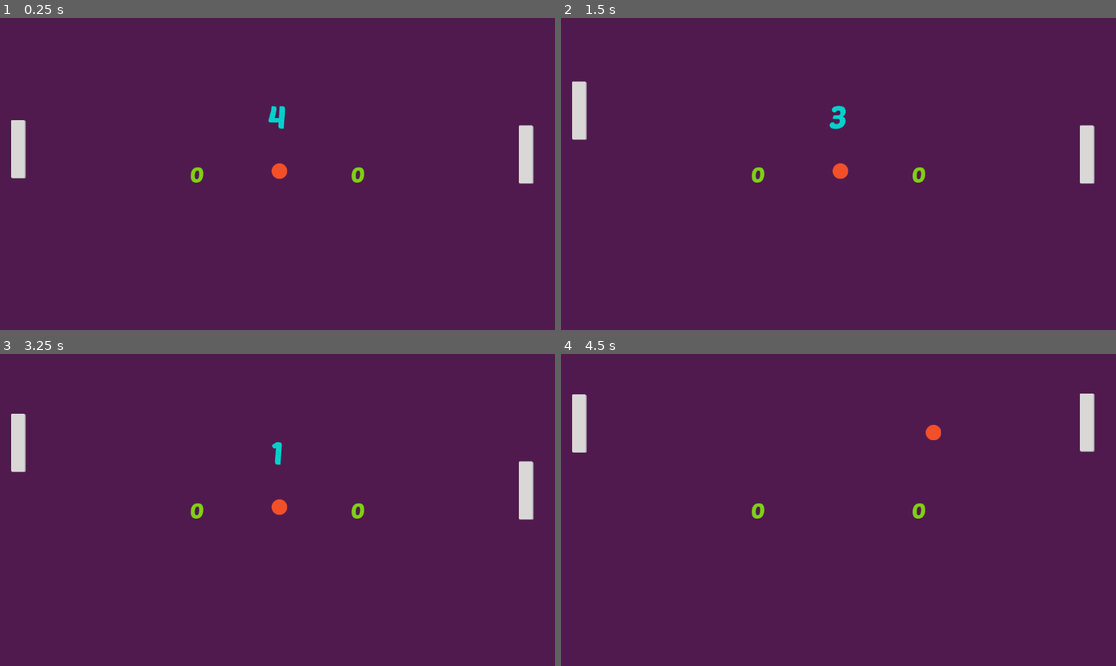
Above: before the commit, frames 1-4 (two rows, left to right).
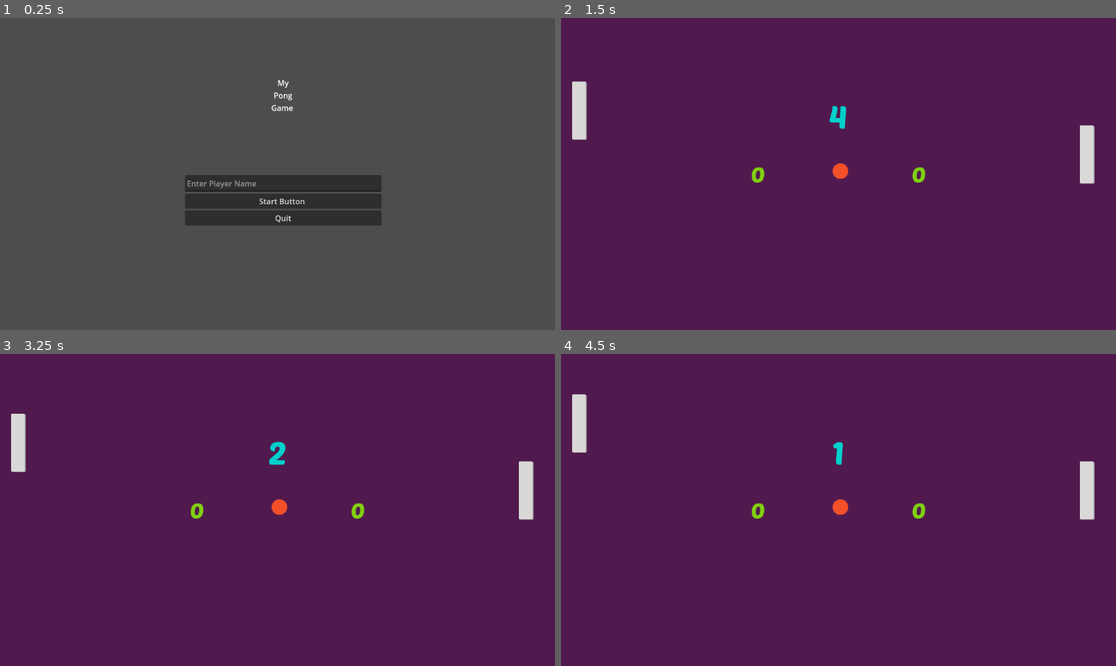
Above: after the commit, the same moments.

Repository: GoncaloGMendonca/Aula_Fundamentos
Game: Godot game, scene res://Main_Menu/main_menu.tscn
Same seed, same stepped clock (60 frames per second), same inputs: the game is played once before the commit and once after it. Before the commit the project starts from res://Level/node.tscn.
Inputs (mouse positions are in pixels of both pictures, inside the frame that each line leads up to):
- Up to frame 1 (0.25 s): no input
- Up to frame 2 (1.5 s): click (844, 202) at 0.5 s, where only the run after the commit has a clickable "Start Button"; hold Up (ui_up) from 1.28 s (still down)
- Up to frame 3 (3.25 s): release Up (ui_up) at 2.03 s; hold Down (ui_down) 2.03-2.78 s; hold Up (ui_up) from 2.78 s (still down)
- Up to frame 4 (4.5 s): release Up (ui_up) at 4.28 s; hold Down (ui_down) from 4.28 s (still down)

The runs differ from the first frame. In frame 1, 100% of the frame differs, in the area x 0-100%, y 0-100%; in frame 2, 0.1%; in frame 3, 0.1%; in frame 4, 1.3%.

Commit message:
Main menu e Nome do player

Diff:
--- a/Projetos/Pong_Project/Level/node.gd
+++ b/Projetos/Pong_Project/Level/node.gd
@@ -9,8 +9,11 @@
 @onready var countdown_timer: Timer = %"Countdown Timer"
 @onready var count_down_label: Label = %CountDownLabel
 @onready var score_sound: AudioStreamPlayer = %ScoreSound
+@onready var player_name: Label = %PlayerName
 
 
+func _ready() -> void:
+	player_name.text = GameManager.player1_name
 
 func _process(_delta: float) -> void:
 	count_down_label.text = str(ceil(countdown_timer.time_left))
--- a/Projetos/Pong_Project/Level/node.tscn
+++ b/Projetos/Pong_Project/Level/node.tscn
@@ -79,6 +79,13 @@
 text = "0"
 label_settings = SubResource("LabelSettings_arw42")
 
+[node name="PlayerName" type="Label" parent="."]
+unique_name_in_owner = true
+offset_right = 30.0
+offset_bottom = 57.0
+text = "Player Name"
+label_settings = SubResource("LabelSettings_arw42")
+
 [node name="Player_Paddle" parent="." instance=ExtResource("1_pg4sg")]
 position = Vector2(31, 324)
 
--- /dev/null
+++ b/Projetos/Pong_Project/Main_Menu/main_menu.gd
@@ -0,0 +1,13 @@
+extends Control
+
+@onready var player_name_field: TextEdit = %PlayerNameField
+
+
+
+func _on_start_game_button_pressed() -> void:
+	GameManager.player1_name = player_name_field.text
+	get_tree().change_scene_to_file("res://Level/node.tscn")
+
+
+func _on_quit_game_button_pressed() -> void:
+	get_tree().quit()
--- /dev/null
+++ b/Projetos/Pong_Project/Main_Menu/main_menu.tscn
@@ -0,0 +1,54 @@
+[gd_scene load_steps=2 format=3 uid="uid://ndx65dd434jf"]
+
+[ext_resource type="Script" path="res://Main_Menu/main_menu.gd" id="1_axvux"]
+
+[node name="MainMenu" type="Control"]
+layout_mode = 3
+anchors_preset = 15
+anchor_right = 1.0
+anchor_bottom = 1.0
+grow_horizontal = 2
+grow_vertical = 2
+script = ExtResource("1_axvux")
+
+[node name="VBoxContainer" type="VBoxContainer" parent="."]
+layout_mode = 1
+anchors_preset = 13
+anchor_left = 0.5
+anchor_right = 0.5
+anchor_bottom = 1.0
+offset_left = -192.0
+offset_right = 216.0
+grow_horizontal = 2
+grow_vertical = 2
+
+[node name="Label" type="Label" parent="VBoxContainer"]
+layout_mode = 2
+size_flags_vertical = 3
+text = "My
+Pong
+Game "
+horizontal_alignment = 1
+vertical_alignment = 1
+
+[node name="VBoxContainer" type="VBoxContainer" parent="VBoxContainer"]
+layout_mode = 2
+size_flags_vertical = 3
+
+[node name="PlayerNameField" type="TextEdit" parent="VBoxContainer/VBoxContainer"]
+unique_name_in_owner = true
+custom_minimum_size = Vector2(0, 35)
+layout_mode = 2
+placeholder_text = "Enter Player Name "
+
+[node name="StartGameButton" type="Button" parent="VBoxContainer/VBoxContainer"]
+layout_mode = 2
+text = "Start Button "
+
+[node name="QuitGameButton" type="Button" parent="VBoxContainer/VBoxContainer"]
+layout_mode = 2
+text = "Quit
+"
+
+[connection signal="pressed" from="VBoxContainer/VBoxContainer/StartGameButton" to="." method="_on_start_game_button_pressed"]
+[connection signal="pressed" from="VBoxContainer/VBoxContainer/QuitGameButton" to="." method="_on_quit_game_button_pressed"]
--- a/Projetos/Pong_Project/Player/character_body_2d.gd
+++ b/Projetos/Pong_Project/Player/character_body_2d.gd
@@ -5,8 +5,6 @@
 var direction := 0.0
 
 @onready var start_position := position
-
-# Called when the node enters the scene tree for the first time.
 
 
 func _physics_process(_delta: float) -> void:
--- /dev/null
+++ b/Projetos/Pong_Project/globals/game_manager.gd
@@ -0,0 +1,4 @@
+extends Node
+
+
+var player1_name: String = "Player 1"
--- a/Projetos/Pong_Project/project.godot
+++ b/Projetos/Pong_Project/project.godot
@@ -11,9 +11,13 @@
 [application]
 
 config/name="Pong_Project"
-run/main_scene="res://Level/node.tscn"
+run/main_scene="res://Main_Menu/main_menu.tscn"
 config/features=PackedStringArray("4.1", "GL Compatibility")
 config/icon="res://icon.svg"
+
+[autoload]
+
+GameManager="*res://globals/game_manager.gd"
 
 [rendering]
 
